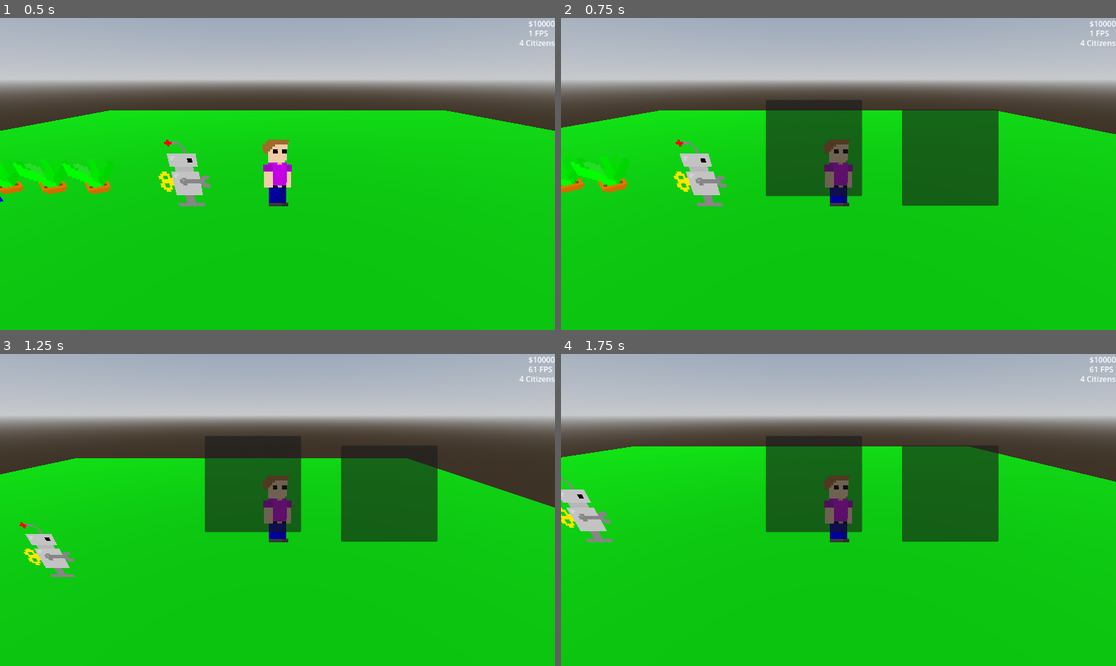
Above: before the commit, frames 1-4 (two rows, left to right).
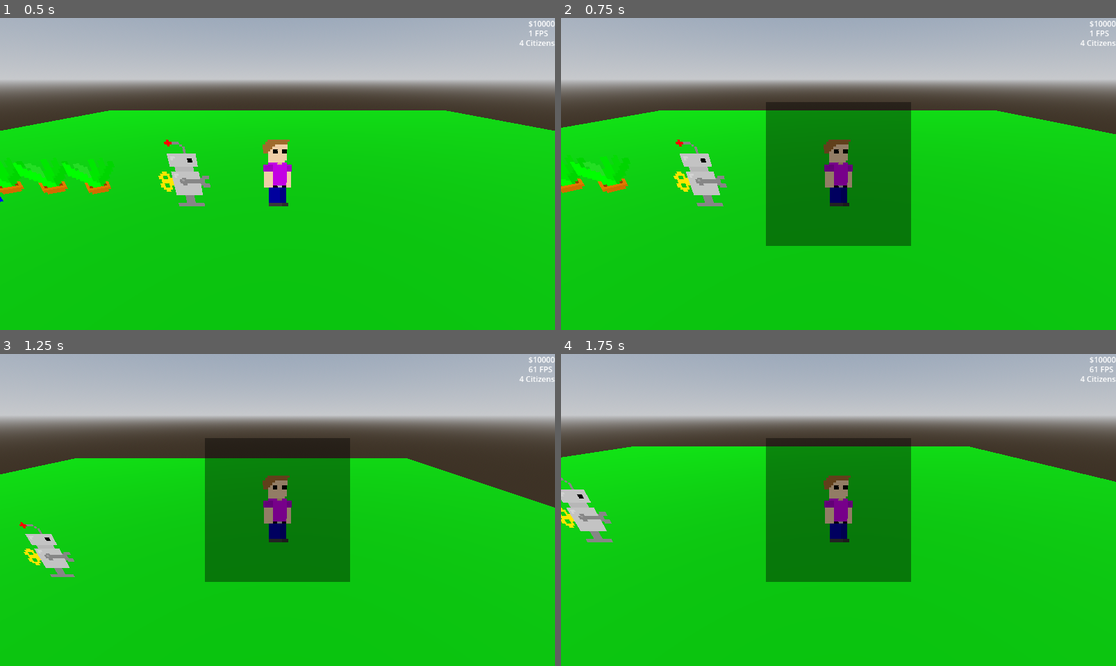
Above: after the commit, the same moments.

Repository: Jcodefox/ProjectCommonGround
Game: Godot game, scene res://scenes/world_3d.tscn
Same seed, same stepped clock (60 frames per second), same inputs: the game is played once before the commit and once after it.
Inputs (mouse positions are in pixels of both pictures, inside the frame that each line leads up to):
- Up to frame 1 (0.5 s): no input
- Up to frame 2 (0.75 s): move the mouse to (960, 158) at 0.52 s; hold D (right) from 0.53 s (still down); tap E (interact) at 0.6 s; click (960, 158) at 0.67 s
- Up to frame 3 (1.25 s): keep holding D (right); tap Space (jump) at 0.77 s
- Up to frame 4 (1.75 s): release D (right) at 1.25 s; drag from (727, 525) to (810, 572) at 1.27 s

Frame 1 is identical in both runs. In frame 2, 16% of the frame differs, in the area x 36-79%, y 26-74%; in frame 3, 15%; in frame 4, 16%.

Commit message:
Added moving items between inventories.

Diff:
--- a/scenes/world_3d.tscn
+++ b/scenes/world_3d.tscn
@@ -7,6 +7,16 @@
 [ext_resource type="Script" path="res://scripts/floating.gd" id="3_ce36q"]
 [ext_resource type="PackedScene" uid="uid://dtjjpohnjxhcc" path="res://prefabs/world_item.tscn" id="3_o6r5j"]
 [ext_resource type="Texture2D" uid="uid://c3atiljwdgtjf" path="res://sprites/bed.png" id="6_thw7v"]
+
+[sub_resource type="StyleBoxFlat" id="StyleBoxFlat_hx2uv"]
+bg_color = Color(0, 0, 0, 0.392157)
+
+[sub_resource type="StyleBoxFlat" id="StyleBoxFlat_3ocw1"]
+bg_color = Color(0, 0, 0, 0.392157)
+border_width_left = 2
+border_color = Color(0, 0, 0, 1)
+corner_radius_top_right = 8
+corner_radius_bottom_right = 8
 
 [sub_resource type="ProceduralSkyMaterial" id="ProceduralSkyMaterial_p4etx"]
 sky_horizon_color = Color(0.64625, 0.65575, 0.67075, 1)
@@ -131,33 +141,45 @@
 [node name="InventoryUI" type="CanvasLayer" parent="."]
 visible = false
 
-[node name="PanelContainer" type="PanelContainer" parent="InventoryUI"]
-custom_minimum_size = Vector2(200, 200)
-offset_left = 425.0
-offset_top = 170.0
-offset_right = 425.0
-offset_bottom = 170.0
-
-[node name="InventoryUI" type="GridContainer" parent="InventoryUI/PanelContainer"]
+[node name="PlayerInventory" type="PanelContainer" parent="InventoryUI"]
+custom_minimum_size = Vector2(300, 300)
+anchors_preset = 8
+anchor_left = 0.5
+anchor_top = 0.5
+anchor_right = 0.5
+anchor_bottom = 0.5
+offset_left = -150.0
+offset_top = -150.0
+offset_right = 150.0
+offset_bottom = 150.0
+grow_horizontal = 2
+grow_vertical = 2
+theme_override_styles/panel = SubResource("StyleBoxFlat_hx2uv")
+
+[node name="List" type="GridContainer" parent="InventoryUI/PlayerInventory"]
 layout_mode = 2
 columns = 8
 script = ExtResource("1_tfvwa")
 
-[node name="PanelContainer2" type="PanelContainer" parent="InventoryUI"]
-custom_minimum_size = Vector2(200, 200)
-offset_left = 708.0
-offset_top = 190.0
-offset_right = 908.0
-offset_bottom = 390.0
-
-[node name="InventoryUI" type="GridContainer" parent="InventoryUI/PanelContainer2"]
+[node name="OtherInventory" type="PanelContainer" parent="InventoryUI"]
+custom_minimum_size = Vector2(300, 300)
+anchors_preset = 8
+anchor_left = 0.5
+anchor_top = 0.5
+anchor_right = 0.5
+anchor_bottom = 0.5
+offset_left = 150.0
+offset_top = -150.0
+offset_right = 450.0
+offset_bottom = 150.0
+grow_horizontal = 2
+grow_vertical = 2
+theme_override_styles/panel = SubResource("StyleBoxFlat_3ocw1")
+
+[node name="List" type="GridContainer" parent="InventoryUI/OtherInventory"]
 layout_mode = 2
 columns = 8
 script = ExtResource("1_tfvwa")
-
-[node name="Inventory" type="Node" parent="InventoryUI" node_paths=PackedStringArray("attached_ui")]
-script = ExtResource("2_7o0hy")
-attached_ui = NodePath("../PanelContainer2/InventoryUI")
 
 [node name="WorldEnvironment" type="WorldEnvironment" parent="."]
 environment = SubResource("Environment_6hmly")
@@ -180,6 +202,9 @@
 
 [node name="Citizen" parent="." instance=ExtResource("2_vitnh")]
 
+[node name="Inventory" type="Node" parent="Citizen"]
+script = ExtResource("2_7o0hy")
+
 [node name="Plant" parent="." instance=ExtResource("3_o6r5j")]
 
 [node name="Plant2" parent="." instance=ExtResource("3_o6r5j")]
--- a/scripts/inventory.gd
+++ b/scripts/inventory.gd
@@ -14,11 +14,7 @@
 		return name
 
 var items: Array[Item] = []
-@export var attached_ui: InventoryUI = null
-
-func _ready():
-	if attached_ui:
-		attach_ui(attached_ui)
+var attached_ui: InventoryUI = null
 
 func add_item(new_item: Item):
 	items.push_back(new_item)
@@ -44,11 +40,13 @@
 func attach_ui(inventory_ui: InventoryUI):
 	attached_ui = inventory_ui
 	attached_ui.item_dropped_on.connect(add_item)
+	attached_ui.hidden.connect(dettach_ui)
 	update_ui()
 
 func dettach_ui():
 	if attached_ui:
 		attached_ui.item_dropped_on.disconnect(add_item)
+		attached_ui.hidden.disconnect(dettach_ui)
 	attached_ui = null
 
 func update_ui():
--- a/scripts/inventory_ui.gd
+++ b/scripts/inventory_ui.gd
@@ -3,6 +3,12 @@
 class_name InventoryUI
 
 signal item_dropped_on(item: Inventory.Item)
+
+func _ready():
+	get_parent().hidden.connect(parent_hidden)
+
+func parent_hidden():
+	emit_signal("hidden")
 
 func _can_drop_data(position, data):
 	return is_instance_valid(data) and data is GUIItem
--- a/scripts/player_3d.gd
+++ b/scripts/player_3d.gd
@@ -4,6 +4,8 @@
 const JUMP_VELOCITY = 4.5
 
 @export var world_item_prefab: PackedScene
+
+@onready var inventory_ui: CanvasLayer = get_node("../InventoryUI")
 
 # Get the gravity from the project settings to be synced with RigidBody nodes.
 var gravity = ProjectSettings.get_setting("physics/3d/default_gravity")
@@ -49,11 +51,11 @@
 			refresh_inventory()
 
 	if Input.is_action_just_pressed("interact"):
-		var inventory_ui: CanvasLayer = get_node("../InventoryUI")
 		inventory_ui.visible = not inventory_ui.visible
 		refresh_inventory()
 		if inventory_ui.visible:
-			$Inventory.attach_ui(inventory_ui.get_node("PanelContainer/InventoryUI"))
+			$Inventory.attach_ui(inventory_ui.get_node("PlayerInventory/List"))
+			attach_nearby_inventory()
 		else:
 			$Inventory.dettach_ui()
 
@@ -62,6 +64,18 @@
 
 	for area in $ItemCollector.get_overlapping_areas():
 		handle_area(area)
+
+func attach_nearby_inventory():
+	var other_inventory_ui: InventoryUI = inventory_ui.get_node("OtherInventory/List")
+	other_inventory_ui.get_parent().visible = false
+	for area in $ItemCollector.get_overlapping_bodies():
+		if area == self:
+			continue
+		var inventory_to_attach: Node = area.find_child("Inventory")
+		if inventory_to_attach and inventory_to_attach is Inventory:
+			other_inventory_ui.get_parent().visible = true
+			inventory_to_attach.attach_ui(other_inventory_ui)
+			return
 
 func handle_area(area: Area3D):
 	if area.is_in_group("item") and not area in held_items:
Not shown: 1 places in scenes/world_3d.tscn that only renumber resources
